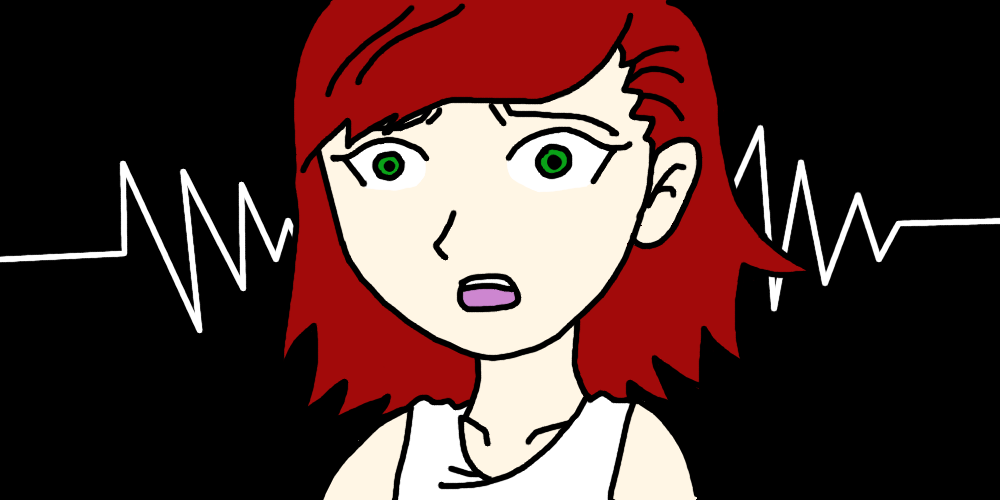
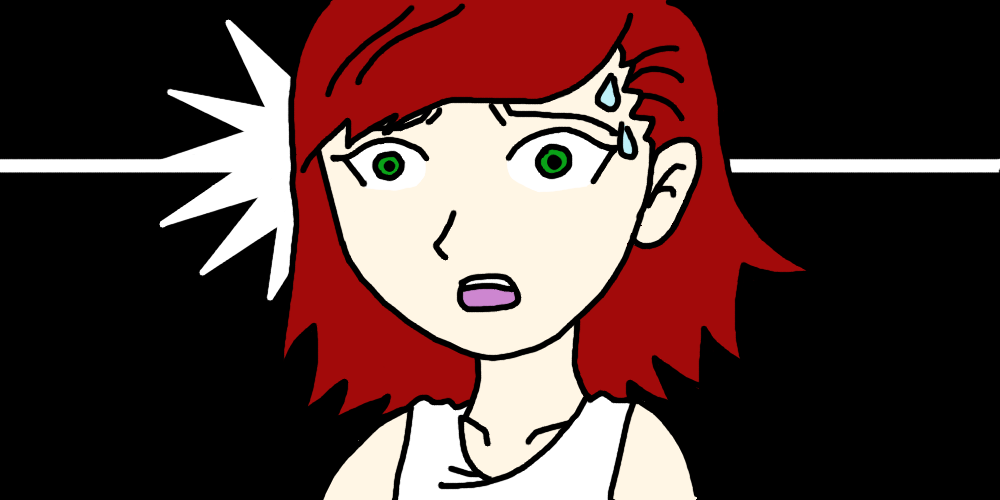
Layer changes from the first w=1000, h=500 image to the second:
added layer "nd LINE" above "nd COLOR" over (x1=594, y1=72, x2=639, y2=161)
added layer "nd COLOR" above "Chelsey LINE" over (x1=598, y1=79, x2=635, y2=156)
showed "bg LINEART", painted on it over (x1=0, y1=19, x2=1000, y2=302)
painted on "bg COLOR" over (x1=0, y1=124, x2=1000, y2=334)
